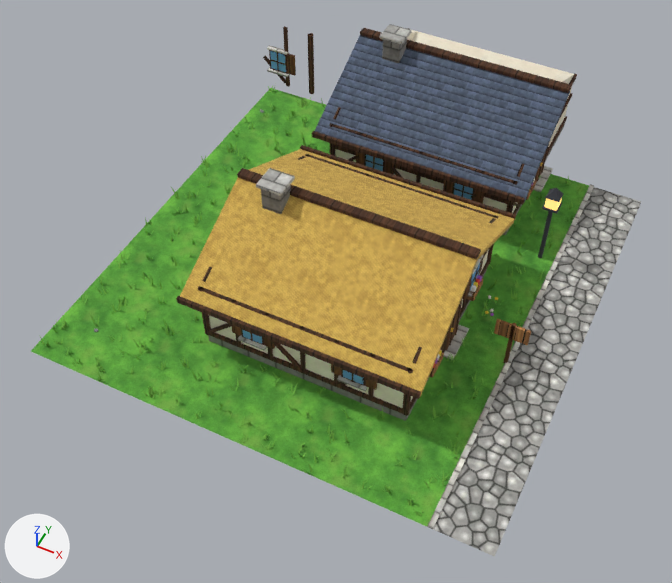
The glTF model assets/models/town_b/chunk_1_10.glb, before and after one commit.
Both versions are drawn from a camera (50 mm lens) standing at (33.3, -188.4, 24.0) and looking at (23.8, -169.3, 0.1). Every picture has the same lights, and +X, +Y and +Z are marked at lower left. The picture after the commit comes second. Vertices at exactly the same position are counted once.

The first picture shows 'chunk_1_10'.
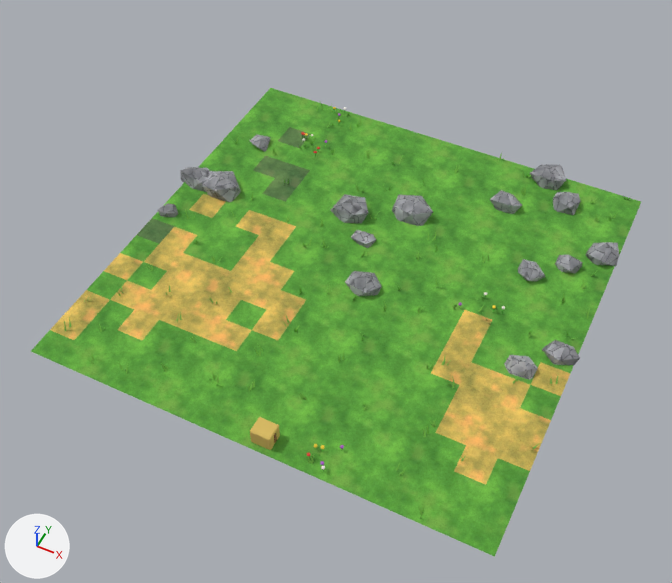
What differs and where, as boxes (x1, y1, x2, y2) in the pictures (672 x 583 px; the box of a moved part takes in the faces that stretch with it):
'chunk_1_10', reshaped (12% shorter)
    before: (31, 24, 641, 557)
    after: (31, 88, 641, 557)
part 1 of me_chunk_1_10, moved or reshaped (not visible afterwards)
    before: (407, 30, 417, 40)
part 2 of me_chunk_1_10, deleted
    before: (40, 24, 588, 516)
part 3 of me_chunk_1_10, reshaped
    before: (31, 29, 641, 557)
    after: (64, 106, 631, 518)

Edits to the bpy script that builds the scene:
```text
Add img_moss:
    img_moss = load_image('moss', '_unpacked/moss', 256, 256, 'sRGB')
Add img_wheat:
    img_wheat = load_image('wheat', '_unpacked/wheat', 256, 256, 'sRGB')
Add mat_moss:
    mat_moss = bpy.data.materials.new('moss')
    # uses the picture img_moss
Add mat_straw:
    mat_straw = bpy.data.materials.new('straw')
    # nodes: BsdfPrincipled, Mix, OutputMaterial, VertexColor
    # colours: yellow #d9bb62, mixed with the vertex colours
Add mat_wheat:
    mat_wheat = bpy.data.materials.new('wheat')
    # uses the picture img_wheat
Change me_chunk_1_10:
    used by ob_chunk_1_10; location = (0.0, 0.0, 0.0)
    remove me_chunk_1_10.from_pydata(...)  # 11181 vertices, 15522 faces; spans x 15.8..32.0, y -176.1..-157.0, z 0.0..4.9
    add me_chunk_1_10.from_pydata(...)  # 1809 vertices, 1804 faces; spans x 15.7..32.1, y -176.0..-159.8, z -0.5..0.8
    me_chunk_1_10 part 1: the loose piece of 6 vertices spanning x 21.0..21.4, y -164.0..-157.0, z 2.6..4.2 is multiplied about its middle by the matrix ((0.0, 0.006, -0.003), (0.0, 0.003, 0.006), (0.006, 0.0, 0.0)), then moved by (-1.4, -2.4, -3.3), in mat_leaf_b
    me_chunk_1_10 part 2: 1317 loose pieces with 6534 vertices, spanning x 15.8..30.5, y -176.1..-157.0, z 0.0..4.9, are deleted
    me_chunk_1_10 part 3: 64 vertices moved within x 16.5..31.2, y -175.8..-160.7, z 0.0..0.4; 4081 vertices removed from x 16.0..32.0, y -176.0..-157.0, z 0.0..2.6; 1115 vertices added at x 15.7..32.1, y -175.9..-159.8, z -0.5..0.8
    other edits to the shape of me_chunk_1_10 do not show in these pictures
    remove me_chunk_1_10.materials.append(mat_cobble_a)
    remove me_chunk_1_10.materials.append(mat_stone_light)
    remove me_chunk_1_10.materials.append(mat_wood_dark)
    remove me_chunk_1_10.materials.append(mat_stone)
    remove me_chunk_1_10.materials.append(mat_stone_dark)
    remove me_chunk_1_10.materials.append(mat_iron)
    remove me_chunk_1_10.materials.append(mat_gold)
    remove me_chunk_1_10.materials.append(mat_timber)
    remove me_chunk_1_10.materials.append(mat_glass)
    remove me_chunk_1_10.materials.append(mat_roof_slate)
    remove me_chunk_1_10.materials.append(mat_glow)
    remove me_chunk_1_10.materials.append(mat_plaster)
    remove me_chunk_1_10.materials.append(mat_rock_dark)
    remove me_chunk_1_10.materials.append(mat_roof_thatch)
    add me_chunk_1_10.materials.append(mat_moss)
    add me_chunk_1_10.materials.append(mat_wheat)
    add me_chunk_1_10.materials.append(mat_straw)
```
